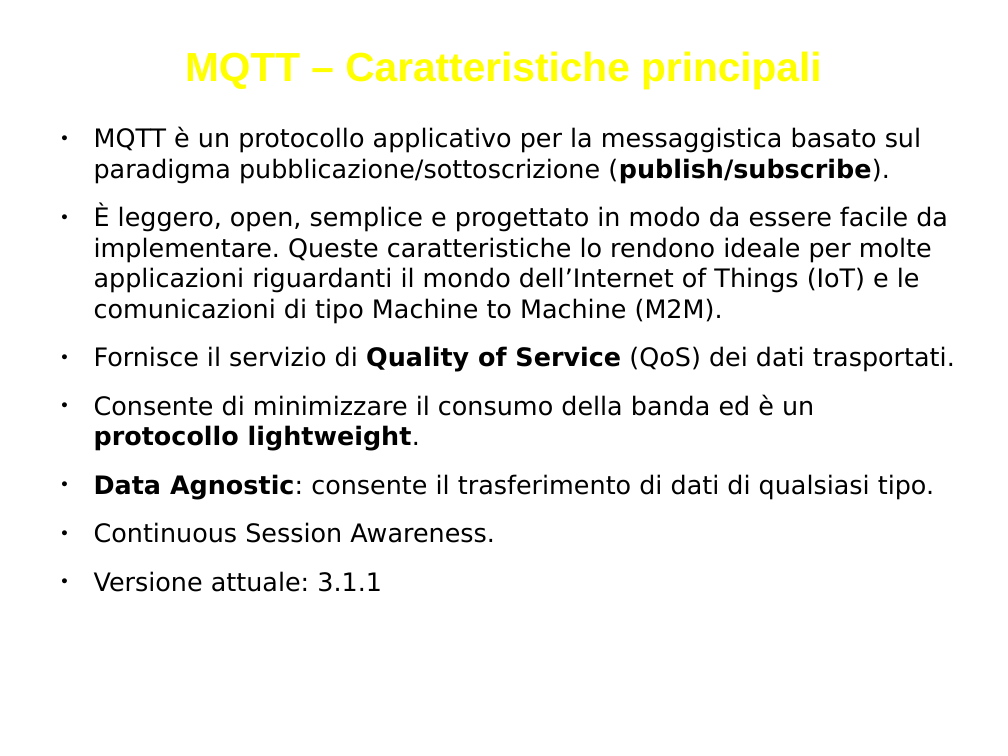
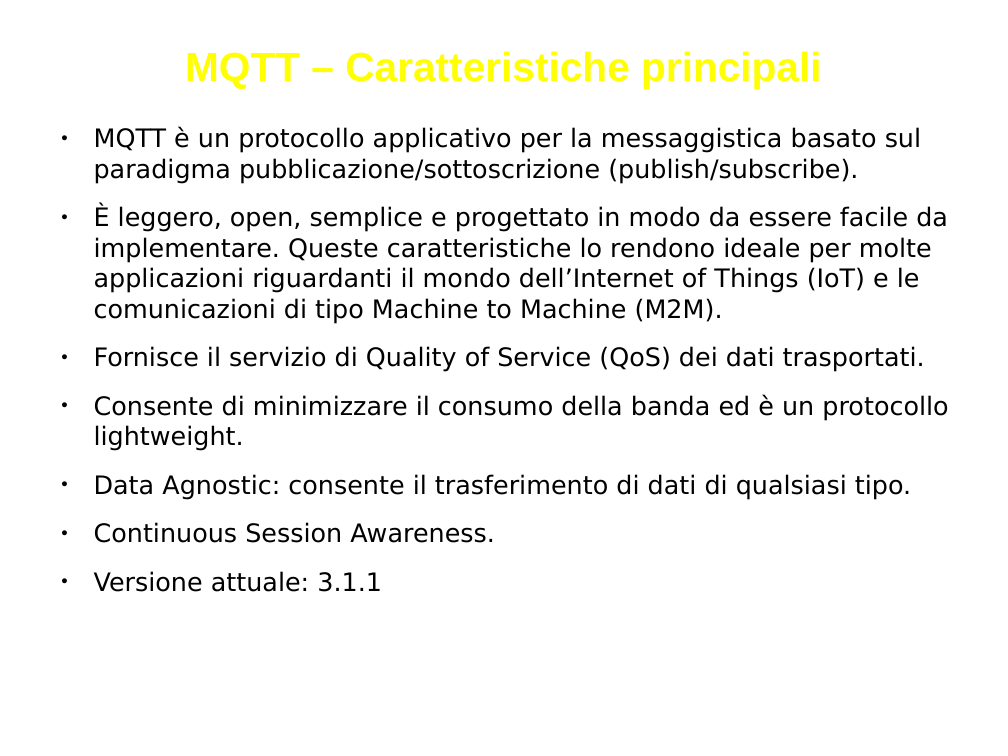
Before and after one commit to biagiom/QuakeSense, a slide deck: slide 22 of Presentazione_QuakeSense.odp. Drawn at 1008x756 pixels with LibreOffice and Linux fonts; fonts in the diff are those of the drawing. Boxes give left, top, right and bottom in pixels: in the first picture for what was removed or moved away, otherwise in the second. Text is boxed around its words. In the diff, an @@ line names an element or a change of style, - is before the commit and + after.

```diff
--- a/Presentazione_QuakeSense.odp
+++ b/Presentazione_QuakeSense.odp
@@ text at [94,127,948,500]: bold off in "(publish/subscribe).", "Quality of Service", "protocollo lightweight.", "Data Agnostic:" @@
```
Also in this commit, not shown: 10 other slides changed.
